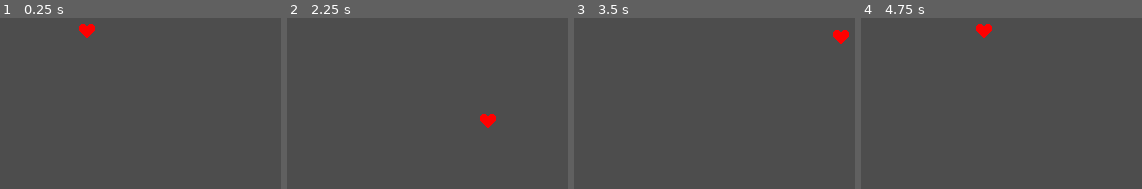
Above: before the commit, frames 1-4 (left to right).
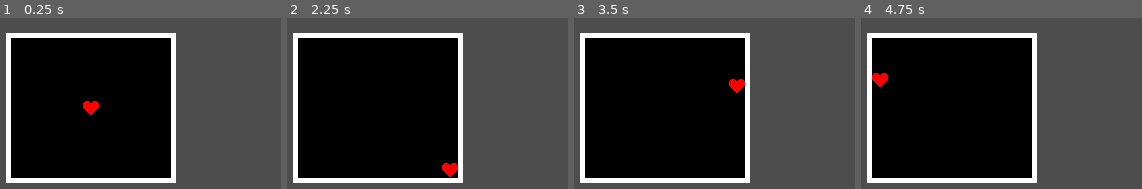
Above: after the commit, the same moments.

Repository: NCWethan/LoveToRuin
Game: Godot game, scene res://battle.tscn
Two runs of this game, one before a commit and one after it. Both use one fixed random seed, a clock stepped at 60 frames per second and the inputs below. The project has no main scene, so this scene is started directly.
Inputs:
- Up to frame 1 (0.25 s): no input
- Up to frame 2 (2.25 s): tap Enter at 0.5 s; hold Right (ui_right) 0.53-1.28 s; hold Down (ui_down) 1.28-2.03 s; hold Right (ui_right) from 2.03 s (still down)
- Up to frame 3 (3.5 s): release Right (ui_right) at 2.78 s; hold Up (ui_up) from 2.78 s (still down)
- Up to frame 4 (4.75 s): release Up (ui_up) at 3.53 s; hold Left (ui_left) from 3.53 s (still down)

The runs differ from the first frame. In frame 1, 53% of the frame differs, in the area x 2-63%, y 3-97%; in frame 2, 53%, in the area x 2-75%, y 8-97%; in frame 3, 53%; in frame 4, 53%.

Commit message:
Add battle box that keeps the SOUL inside

Diff:
--- a/battle.tscn
+++ b/battle.tscn
@@ -2,6 +2,7 @@
 
 [ext_resource type="Texture2D" uid="uid://cn2nw18jh73gj" path="res://art/soul.png" id="1_ip7xm"]
 [ext_resource type="Script" uid="uid://bc66us2nowxvc" path="res://scripts/soul.gd" id="2_oxp8w"]
+[ext_resource type="Script" uid="uid://bhu143leuc21b" path="res://scripts/battle_box.gd" id="3_7sfm4"]
 
 [node name="Battle" type="Node2D" unique_id=566058373]
 
@@ -9,3 +10,6 @@
 position = Vector2(316, 243)
 texture = ExtResource("1_ip7xm")
 script = ExtResource("2_oxp8w")
+
+[node name="BattleBox" type="Node2D" parent="." unique_id=1446072159]
+script = ExtResource("3_7sfm4")
--- /dev/null
+++ b/scripts/battle_box.gd
@@ -0,0 +1,24 @@
+class_name BattleBox
+extends Node2D
+## The white-bordered box the SOUL has to stay inside during battles.
+
+## Where the middle of the box is on the screen (the screen is 640 x 480).
+@export var center: Vector2 = Vector2(320, 320)
+## How big the black area inside the border is, in pixels.
+@export var size: Vector2 = Vector2(160, 140)
+## How thick the white border is, in pixels.
+@export var border: float = 5.0
+
+
+## Returns the black area inside the border, in screen coordinates.
+## The SOUL uses this to know where it's allowed to go.
+func get_inner_rect() -> Rect2:
+	return Rect2(global_position + center - size / 2, size)
+
+
+func _draw() -> void:
+	var inner := Rect2(center - size / 2, size)
+	# Draw a white rectangle, then a slightly smaller black one on top.
+	# The bit of white still showing around the edge is the border.
+	draw_rect(inner.grow(border), Color.WHITE)
+	draw_rect(inner, Color.BLACK)
--- a/scripts/soul.gd
+++ b/scripts/soul.gd
@@ -3,6 +3,17 @@
 
 ## How fast the heart moves, in pixels per second.
 @export var speed: float = 120.0
+
+## The battle box the heart has to stay inside (a sibling node named BattleBox).
+@onready var box: BattleBox = get_node_or_null("../BattleBox")
+
+
+func _ready() -> void:
+	# Always draw the heart on top of the box.
+	z_index = 1
+	# Start in the middle of the box.
+	if box:
+		global_position = box.get_inner_rect().get_center()
 
 
 func _process(delta: float) -> void:
@@ -13,3 +24,9 @@
 	# Move in that direction. Multiplying by delta (the time since the
 	# last frame) keeps the speed the same on fast and slow computers.
 	position += direction * speed * delta
+
+	# Keep the heart inside the box. The heart is 16 pixels wide, so we
+	# shrink the box by 8 pixels (half the heart) on every side.
+	if box:
+		var area := box.get_inner_rect().grow(-8)
+		global_position = global_position.clamp(area.position, area.end)
Not shown, added: scripts/battle_box.gd.uid
